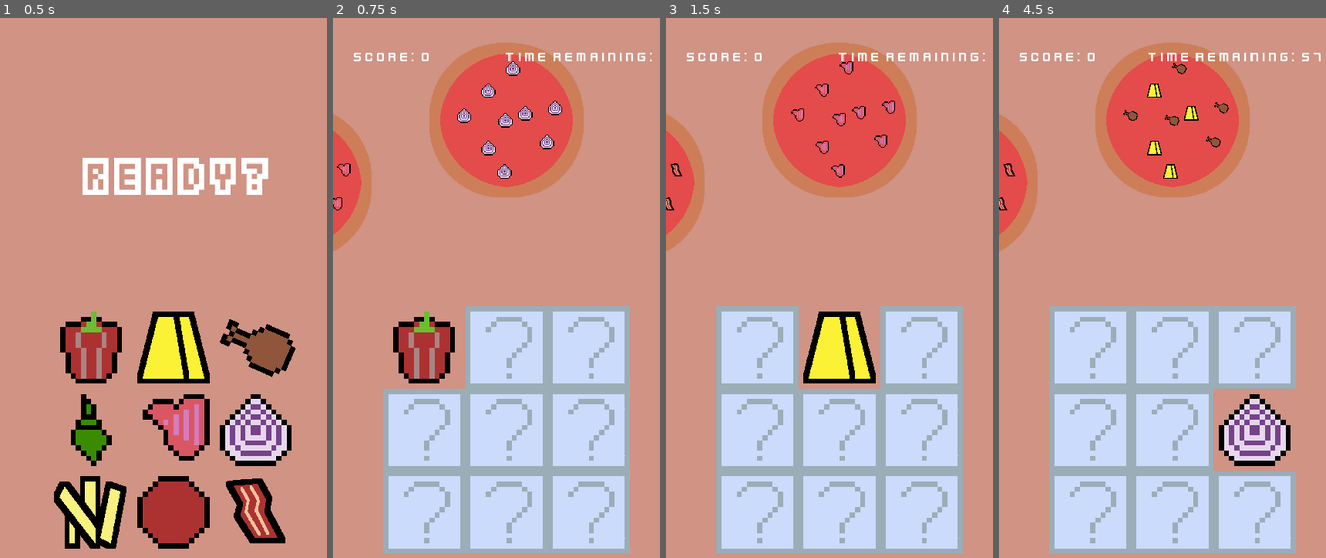
Above: before the commit, frames 1-4 (left to right).
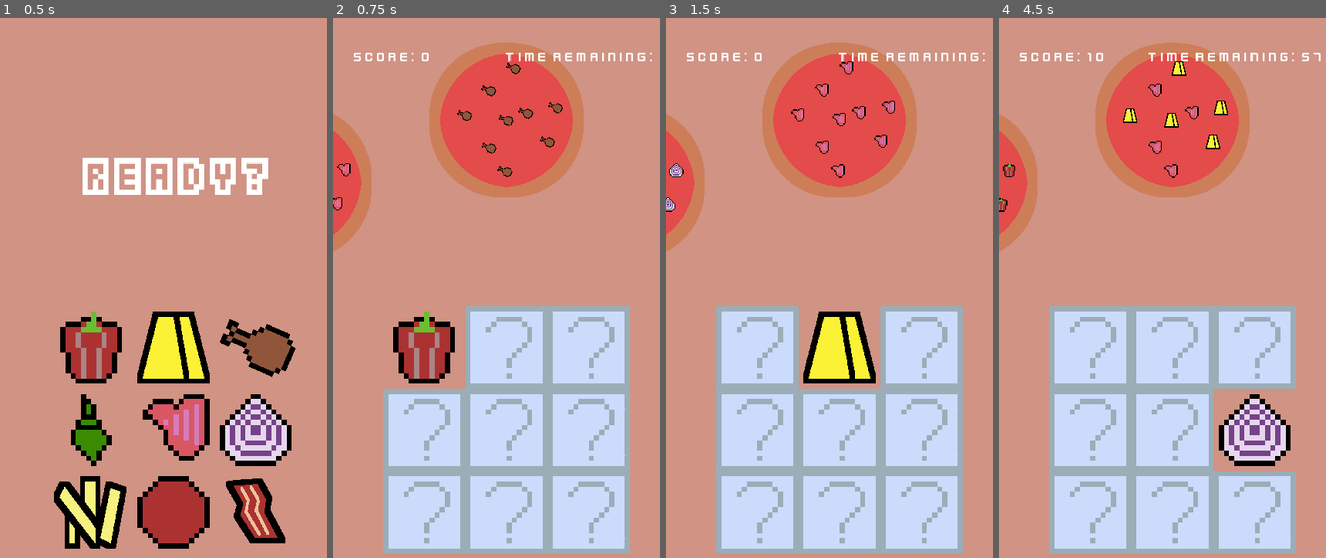
Above: after the commit, the same moments.

Repository: msanatan/EasyPizza
Game: Godot game, scene res://levels/main/game.tscn
The game is run twice, just before and just after one commit, with the same random seed, the same clock (stepped at 60 frames per second) and the same inputs.
Inputs (mouse positions are in pixels of both pictures, inside the frame that each line leads up to):
- Up to frame 1 (0.5 s): no input
- Up to frame 2 (0.75 s): tap Enter at 0.5 s; move the mouse to (424, 347) at 0.52 s; click (424, 347) at 0.6 s
- Up to frame 3 (1.5 s): move the mouse to (839, 347) at 1.27 s; click (839, 347) at 1.35 s
- Up to frame 4 (4.5 s): move the mouse to (1254, 347) at 2.02 s; click (1254, 347) at 2.1 s; move the mouse to (1090, 428) at 2.77 s; click (1090, 428) at 2.85 s; move the mouse to (1172, 428) at 3.52 s; click (1172, 428) at 3.6 s; move the mouse to (1254, 428) at 4.27 s; click (1254, 428) at 4.35 s

Frame 1 is identical in both runs. In frame 2, 0.8% of the frame differs, in the area x 37-71%, y 8-30%; in frame 3, 0.1%; in frame 4, 1.1%, in the area x 0-71%, y 6-36%.

Commit message:
Try another way to load resources
Loading from a file doesn't seem to be working, let's try a direct reference

Diff:
--- a/ingredients/variations/redonion.tres
+++ b/ingredients/variations/redonion.tres
@@ -6,6 +6,6 @@
 
 [resource]
 script = ExtResource("1_ymnvm")
-name = "redonions"
+name = "redonion"
 container_texture = ExtResource("1_r1hkj")
 pizza_texture = ExtResource("2_l44mg")
--- a/levels/main/game.gd
+++ b/levels/main/game.gd
@@ -11,6 +11,7 @@
 @export var row_size = 3
 @export var score_increment = 5
 @export var round_duration_seconds = 60
+@export var available_ingredient_data: Array[IngredientData] = []
 
 @onready var ingredients_container: Node2D = $IngredientsContainer
 @onready var pizza_pool: Node2D = $PizzaPool
@@ -27,7 +28,6 @@
 var pizzas_seen: int = 0
 var ingredient_data: Array[IngredientData] = []
 var available_ingredients: Array[Ingredient] = []
-var available_ingredient_data: Array[IngredientData] = []
 var current_ingredients: Array[IngredientData] = []
 var already_guessed_ingredients: Array[String] = []
 var pizzas: Array[Pizza]
--- a/levels/main/game.tscn
+++ b/levels/main/game.tscn
@@ -1,10 +1,22 @@
-[gd_scene load_steps=10 format=3 uid="uid://dxp5s1pwqmlg2"]
+[gd_scene load_steps=22 format=3 uid="uid://dxp5s1pwqmlg2"]
 
 [ext_resource type="Script" path="res://levels/main/game.gd" id="1_ey8fq"]
 [ext_resource type="PackedScene" uid="uid://ba4wxpnile4r0" path="res://ingredients/ingredient/ingredient.tscn" id="2_e1ilo"]
+[ext_resource type="Resource" uid="uid://4rdygcxqkayc" path="res://ingredients/variations/bacon.tres" id="3_ui66t"]
 [ext_resource type="PackedScene" uid="uid://11imkwjsocn7" path="res://pizza/pizza.tscn" id="3_yf4nk"]
+[ext_resource type="Resource" uid="uid://dlo8w86rc1cho" path="res://ingredients/variations/blackolives.tres" id="4_kdbpg"]
 [ext_resource type="Theme" uid="uid://ddy7f277tnjo5" path="res://assets/themes/fonts/game-title.tres" id="4_vkhoa"]
 [ext_resource type="Theme" uid="uid://o8k6uollg46x" path="res://assets/themes/fonts/hud-text.tres" id="5_ctld7"]
+[ext_resource type="Resource" uid="uid://cwmmsyek4dji6" path="res://ingredients/variations/cheese.tres" id="5_l66k3"]
+[ext_resource type="Resource" uid="uid://qeaj5eug4f58" path="res://ingredients/variations/chicken.tres" id="6_wxsav"]
+[ext_resource type="Resource" uid="uid://b2op4gnr6nkpo" path="res://ingredients/variations/groundbeef.tres" id="7_fb8ll"]
+[ext_resource type="Resource" uid="uid://bqmf8vh8g56b6" path="res://ingredients/variations/jalapenos.tres" id="8_xqn4v"]
+[ext_resource type="Resource" uid="uid://c0btdeco6tgvw" path="res://ingredients/variations/mushroom.tres" id="9_ldofu"]
+[ext_resource type="Resource" uid="uid://pfshac5vwy4e" path="res://ingredients/variations/pepperoni.tres" id="10_r2s7q"]
+[ext_resource type="Resource" uid="uid://bpklbkylqt3cx" path="res://ingredients/variations/pineapple.tres" id="11_bhrlf"]
+[ext_resource type="Resource" uid="uid://c5li8bnkkaudy" path="res://ingredients/variations/redonion.tres" id="12_cooab"]
+[ext_resource type="Resource" uid="uid://cdqtgdoidbras" path="res://ingredients/variations/smokedsalmon.tres" id="12_j0mfs"]
+[ext_resource type="Resource" uid="uid://doiqf7sf78n4k" path="res://ingredients/variations/sweetpepper.tres" id="13_fl8iq"]
 
 [sub_resource type="StyleBoxEmpty" id="StyleBoxEmpty_7xuny"]
 
@@ -48,6 +60,7 @@
 script = ExtResource("1_ey8fq")
 ingredient_scene = ExtResource("2_e1ilo")
 mode = 1
+available_ingredient_data = Array[Resource("res://ingredients/ingredient_data.gd")]([ExtResource("3_ui66t"), ExtResource("4_kdbpg"), ExtResource("5_l66k3"), ExtResource("6_wxsav"), ExtResource("7_fb8ll"), ExtResource("8_xqn4v"), ExtResource("9_ldofu"), ExtResource("10_r2s7q"), ExtResource("11_bhrlf"), ExtResource("12_cooab"), ExtResource("12_j0mfs"), ExtResource("13_fl8iq")])
 
 [node name="Background" type="ColorRect" parent="."]
 anchors_preset = 15
--- a/project.godot
+++ b/project.godot
@@ -20,7 +20,6 @@
 
 window/size/viewport_width=1080
 window/size/viewport_height=1920
-window/size/mode=3
 window/stretch/mode="canvas_items"
 window/handheld/orientation=1
 
